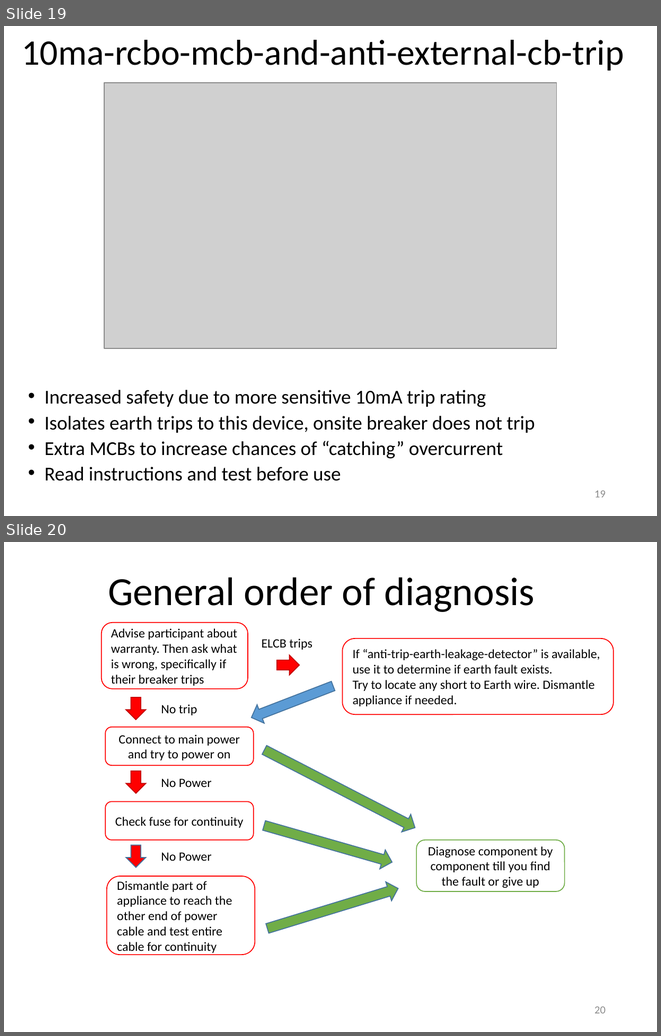
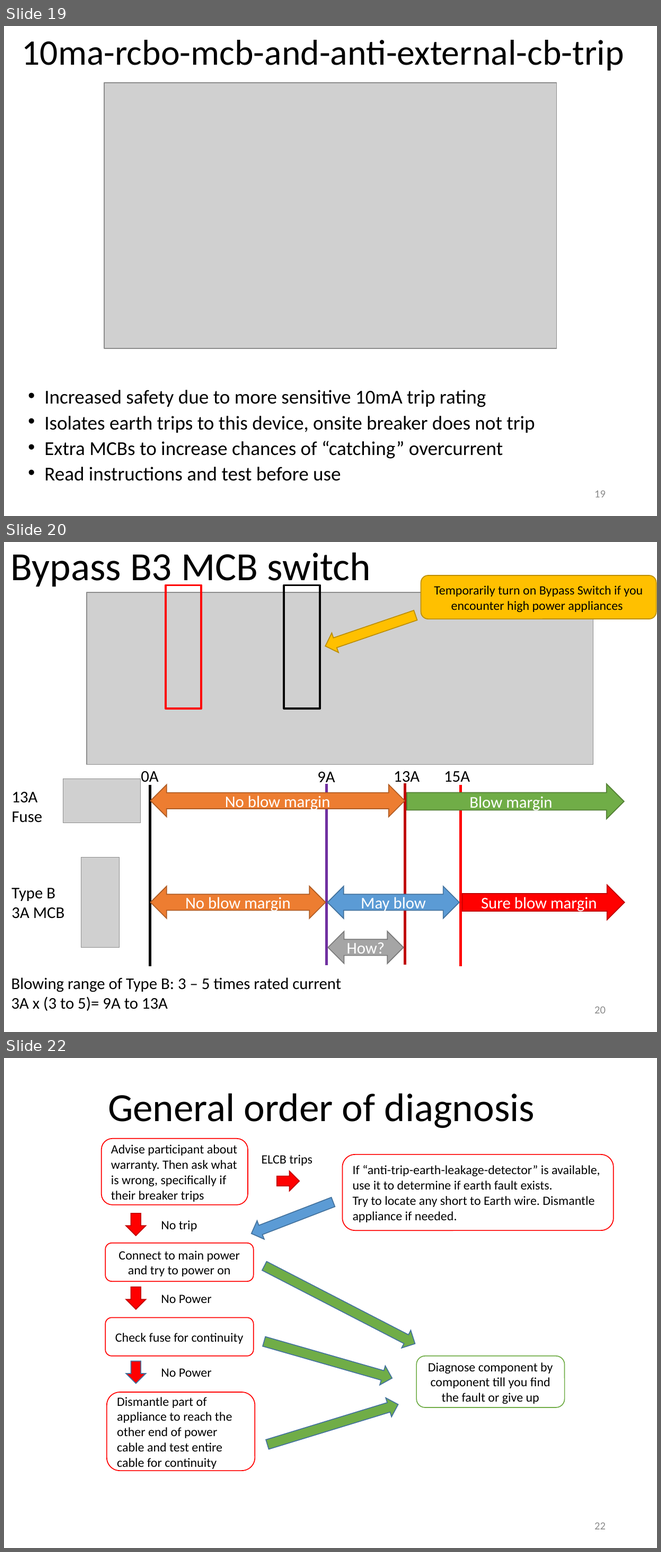
Before and after one commit to wemakerspace/repair-kopitiam-training-and-equipment, a slide deck: training/RK Circuit Breaker Training.pptx. Shown one above the other, each under a label of ours: slides 19 and 20 before the commit, slides 19, 20 and 22 after it; the slides between them are not shown. The pictures are 661x1036 and 661x1552 pixels, drawn with LibreOffice and Linux fonts; fonts in the diff are those of the drawing; grey boxes stand for pictures. Boxes give left, top, right and bottom in pixels: in the first picture for what was removed or moved away, otherwise in the second. Text is boxed around its words. In the diff, an @@ line names an element or a change of style, - is before the commit and + after.

```diff
--- a/training/RK Circuit Breaker Training.pptx
+++ b/training/RK Circuit Breaker Training.pptx
@@ slide 20 added at (4, 542, 657, 1032), background #FFFFFF @@
@@ title added at (10, 552, 371, 589), 44 pt, text #000000 @@
+Bypass B3 MCB switch
@@ rectangle added at (165, 585, 201, 708), outline #FF0000 2.25 pt @@
@@ rectangle added at (284, 585, 320, 708), outline #000000 2.25 pt @@
@@ rounded rectangle added at (421, 575, 656, 619), fill #FFC000, outline #BD8E00 1 pt, 14 pt, text #000000 @@
+Temporarily turn on Bypass Switch if you encounter high power appliances
@@ picture added at (87, 592, 593, 765) @@
@@ down arrow added at (322, 606, 419, 656), fill #FFC000, outline #BD8E00 1 pt @@
@@ picture added at (63, 778, 140, 823) @@
@@ text added at (141, 771, 158, 786), 18 pt, text #000000 @@
+0A
@@ text added at (317, 771, 335, 786), 18 pt, text #000000 @@
+9A
@@ text added at (394, 771, 420, 786), 18 pt, text #000000 @@
+13A
@@ text added at (444, 771, 470, 786), 18 pt, text #000000 @@
+15A
@@ text added at (12, 792, 43, 822), 18 pt, text #000000 @@
+13A
+Fuse
@@ line added from (150, 784) to (150, 966), #000000 3 pt @@
@@ left right arrow added at (150, 784, 404, 816), fill #ED7D31, outline #AF5C24 1 pt, 18 pt, text #FFFFFF @@
+No blow margin
@@ line added from (327, 784) to (327, 965), #7030A0 3 pt @@
@@ line added from (405, 783) to (405, 964), #C00000 3 pt @@
@@ right arrow added at (407, 784, 624, 819), fill #70AD47, outline #538035 1 pt, 18 pt, text #FFFFFF @@
+Blow margin
@@ line added from (461, 784) to (461, 966), #FF0000 3 pt @@
@@ picture added at (81, 857, 119, 947) @@
@@ text added at (11, 888, 64, 918), 18 pt, text #000000 @@
+Type B
+3A MCB
@@ left right arrow added at (150, 886, 325, 918), fill #ED7D31, outline #AF5C24 1 pt, 18 pt, text #FFFFFF @@
+No blow margin
@@ left right arrow added at (327, 886, 459, 918), fill #5B9BD5, outline #43739E 1 pt, 18 pt, text #FFFFFF @@
+May blow
@@ right arrow added at (462, 885, 624, 920), fill #FF0000, outline #C00000 1 pt, 18 pt, text #FFFFFF @@
+Sure blow margin
@@ left right arrow added at (328, 931, 404, 963), fill #A5A5A5, outline #7A7A7A 1 pt, 18 pt, text #FFFFFF @@
+How?
@@ text added at (11, 977, 341, 1011), 18 pt, text #000000 @@
+Blowing range of Type B: 3 – 5 times rated current
+3A x (3 to 5)= 9A to 13A
@@ page number added at (594, 1006, 606, 1013), 12 pt, text #8C8C8C @@
+20
@@ what was slide 20 is now slide 22 @@
@@ page number at (594, 1522, 606, 1529): text changed @@
-20
+22
```
Also in this commit, not shown: 1 slide changed, 1 other slide added, 1 other file.
